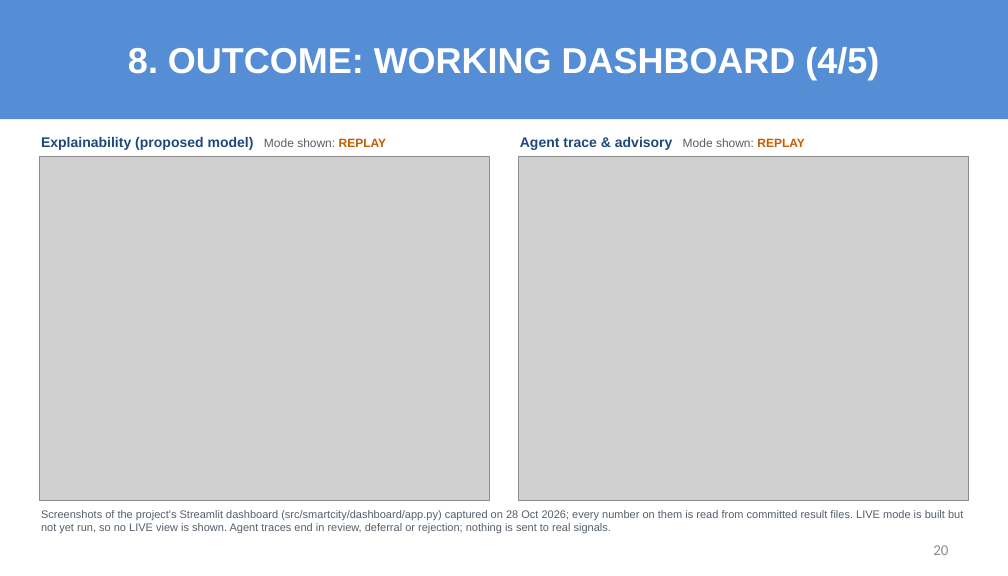
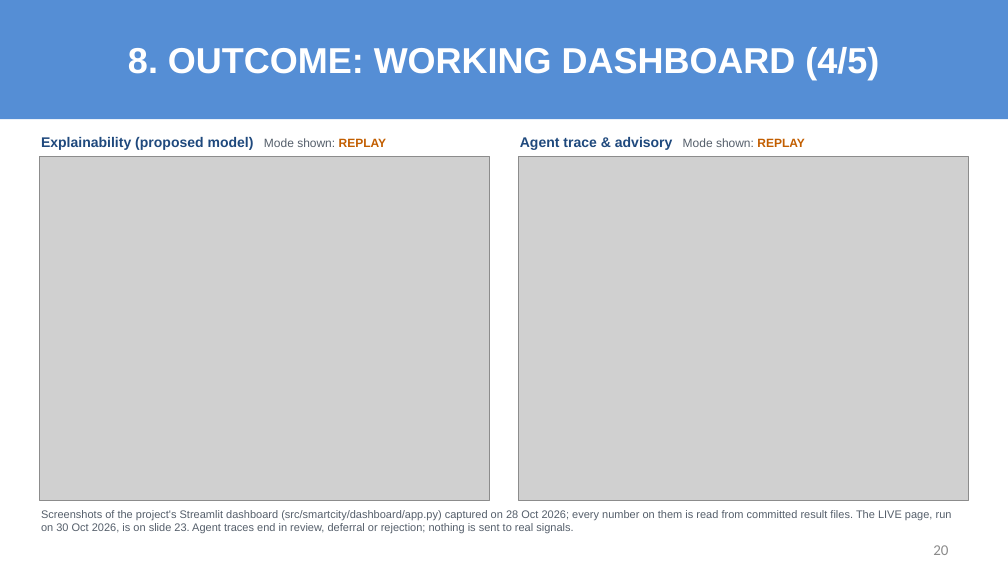
Before and after one commit to sricharansk/Major-Project, a slide deck: slide 20 of presentation/Final_Review_S_K_Sricharan_25MML1010.pptx. Drawn at 1008x576 pixels with LibreOffice and Linux fonts; fonts in the diff are those of the drawing; grey boxes stand for pictures. Boxes give left, top, right and bottom in pixels: in the first picture for what was removed or moved away, otherwise in the second. Text is boxed around its words. In the diff, an @@ line names an element or a change of style, - is before the commit and + after.

```diff
--- a/presentation/Final_Review_S_K_Sricharan_25MML1010.pptx
+++ b/presentation/Final_Review_S_K_Sricharan_25MML1010.pptx
@@ text at [41,510,952,533]: text changed @@
-Screenshots of the project's Streamlit dashboard (src/smartcity/dashboard/app.py) captured on 28 Oct 2026; every number on them is read from committed result files. LIVE mode is built but not yet run, so no LIVE view is shown. Agent traces end in review, deferral or rejection; nothing is sent to real signals.
+Screenshots of the project's Streamlit dashboard (src/smartcity/dashboard/app.py) captured on 28 Oct 2026; every number on them is read from committed result files. The LIVE page, run on 30 Oct 2026, is on slide 23. Agent traces end in review, deferral or rejection; nothing is sent to real signals.
```
Also in this commit, not shown: 4 other slides changed, 1 slide added, 8 other files.
